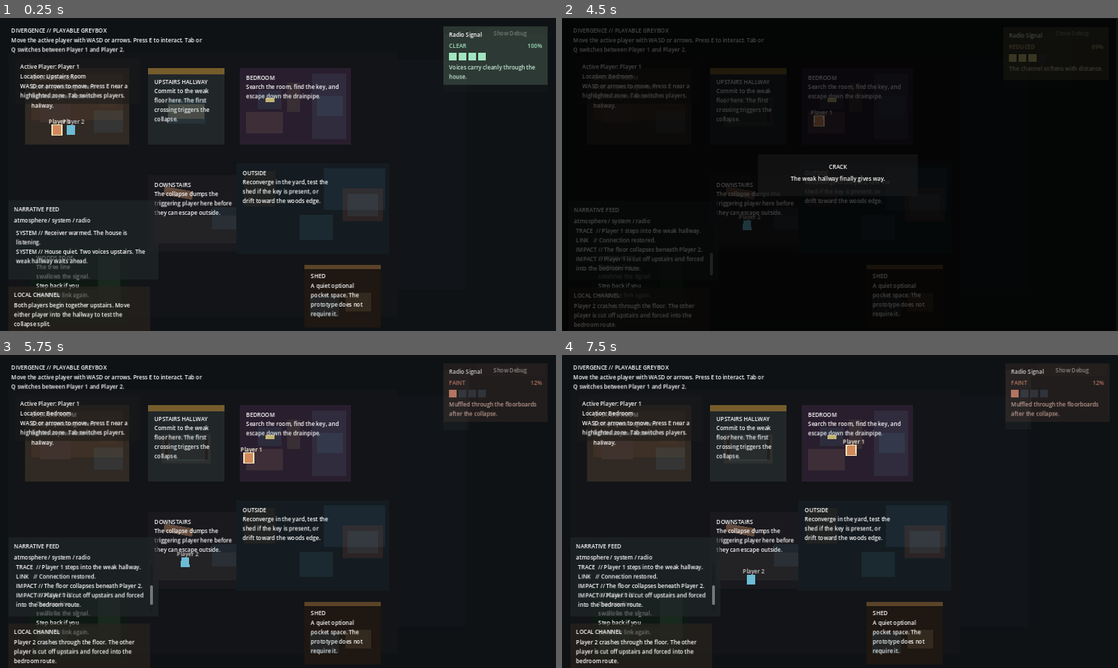
Above: before the commit, frames 1-4 (two rows, left to right).
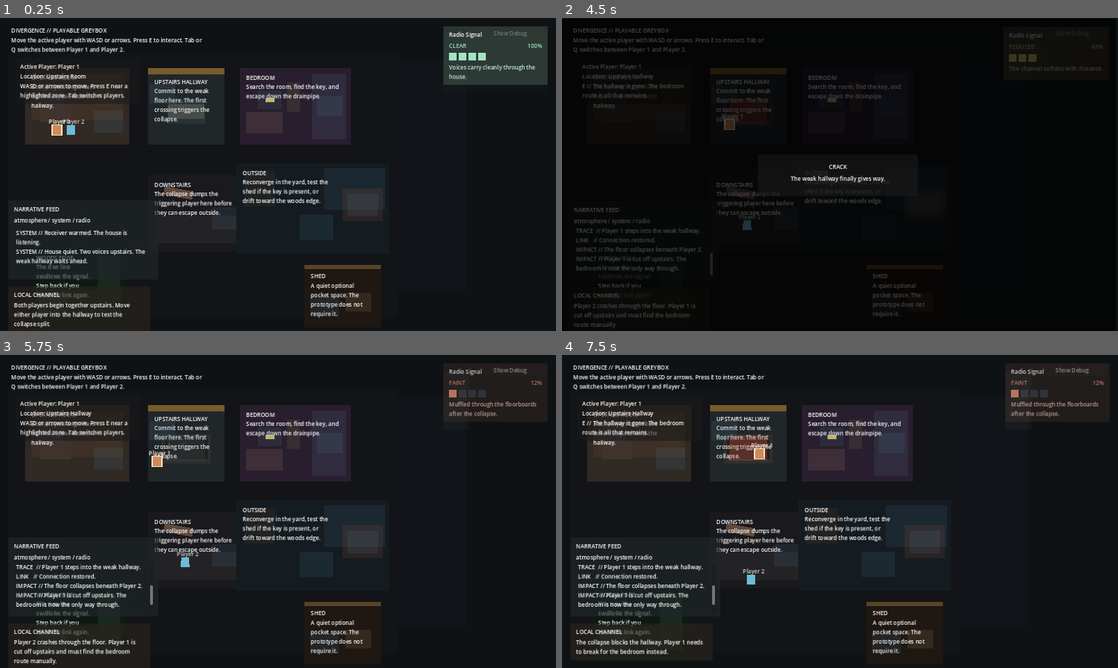
Above: after the commit, the same moments.

Repository: gazman187/DivergenceMVP
Game: Godot game, scene res://scenes/main/Main.tscn
Same seed, same stepped clock (60 frames per second), same inputs: the game is played once before the commit and once after it.
Inputs:
- Up to frame 1 (0.25 s): no input
- Up to frame 2 (4.5 s): click "Show Debug" at 0.5 s; tap E at 1.25, 2, 2.75, 2.85, 3.5, 4.25 s; hold D 1.28-2.03 s; tap Tab at 1.35, 3.6 s; hold S 2.03-2.78 s; tap Q at 2.1, 4.35 s; hold D 2.78-3.53 s; hold W 3.53-4.28 s; hold A from 4.28 s (still down)
- Up to frame 3 (5.75 s): keep holding A; tap E at 5, 5.1 s
- Up to frame 4 (7.5 s): release A at 5.78 s; hold S 5.78-6.53 s; tap Tab at 5.85 s; hold D 6.53-7.28 s; tap Q at 6.6 s; hold W from 7.28 s (still down); tap E at 7.35 s

The runs differ from the first frame. In frame 2, 0.6% of the frame differs, in the area x 2-49%, y 17-100%; in frame 3, 0.9%; in frame 4, 2.0%, in the area x 2-55%, y 17-99%.

Commit message:
Block non-triggering player after collapse

Diff:
--- a/scenes/locations/UpstairsHallway.tscn
+++ b/scenes/locations/UpstairsHallway.tscn
@@ -1,8 +1,9 @@
-[gd_scene load_steps=7 format=3]
+[gd_scene load_steps=9 format=3]
 
 [ext_resource type="Script" path="res://scripts/world/GreyboxLocation.gd" id="1"]
 [ext_resource type="Script" path="res://scripts/world/TriggerZone.gd" id="2"]
 [ext_resource type="Script" path="res://scripts/world/WorldInteractionZone.gd" id="3"]
+[ext_resource type="Script" path="res://scripts/world/Door.gd" id="4"]
 
 [sub_resource type="RectangleShape2D" id="1"]
 size = Vector2(220, 12)
@@ -12,6 +13,9 @@
 
 [sub_resource type="RectangleShape2D" id="3"]
 size = Vector2(108, 72)
+
+[sub_resource type="RectangleShape2D" id="4"]
+size = Vector2(74, 56)
 
 [node name="UpstairsHallway" type="Node2D"]
 script = ExtResource("1")
@@ -96,6 +100,11 @@
 interaction_label = "Cross the weak hallway"
 trigger_action = "hallway_collapse"
 
+[node name="BedroomDoorInteractable" type="Node" parent="."]
+script = ExtResource("4")
+interaction_label = "Move to bedroom"
+target_location = "Bedroom"
+
 [node name="CollapseTriggerZone" type="Area2D" parent="."]
 script = ExtResource("3")
 collision_layer = 2
@@ -115,3 +124,22 @@
 offset_right = 164.0
 offset_bottom = 160.0
 color = Color(0.28, 0.46, 0.58, 0.12)
+
+[node name="BedroomDoorZone" type="Area2D" parent="."]
+script = ExtResource("3")
+collision_layer = 2
+collision_mask = 0
+required_location = "UpstairsHallway"
+zone_label = "Slip into the bedroom"
+interactable_path = NodePath("../BedroomDoorInteractable")
+
+[node name="CollisionShape2D" type="CollisionShape2D" parent="BedroomDoorZone"]
+position = Vector2(40, 74)
+shape = SubResource("4")
+
+[node name="Highlight" type="ColorRect" parent="BedroomDoorZone"]
+offset_left = 4.0
+offset_top = 46.0
+offset_right = 78.0
+offset_bottom = 102.0
+color = Color(0.28, 0.46, 0.58, 0.12)
--- a/scenes/locations/UpstairsRoom.tscn
+++ b/scenes/locations/UpstairsRoom.tscn
@@ -12,6 +12,9 @@
 
 [sub_resource type="RectangleShape2D" id="3"]
 size = Vector2(84, 64)
+
+[sub_resource type="RectangleShape2D" id="4"]
+size = Vector2(78, 58)
 
 [node name="UpstairsRoom" type="Node2D"]
 script = ExtResource("1")
@@ -89,6 +92,11 @@
 interaction_label = "Step into the hallway"
 target_location = "UpstairsHallway"
 
+[node name="BedroomDoorInteractable" type="Node" parent="."]
+script = ExtResource("2")
+interaction_label = "Break for the bedroom"
+target_location = "Bedroom"
+
 [node name="HallwayDoorZone" type="Area2D" parent="."]
 script = ExtResource("3")
 collision_layer = 2
@@ -107,3 +115,22 @@
 offset_right = 282.0
 offset_bottom = 186.0
 color = Color(0.28, 0.46, 0.58, 0.12)
+
+[node name="BedroomDoorZone" type="Area2D" parent="."]
+script = ExtResource("3")
+collision_layer = 2
+collision_mask = 0
+required_location = "UpstairsRoom"
+zone_label = "Break for the bedroom"
+interactable_path = NodePath("../BedroomDoorInteractable")
+
+[node name="CollisionShape2D" type="CollisionShape2D" parent="BedroomDoorZone"]
+position = Vector2(74, 74)
+shape = SubResource("4")
+
+[node name="Highlight" type="ColorRect" parent="BedroomDoorZone"]
+offset_left = 34.0
+offset_top = 46.0
+offset_right = 112.0
+offset_bottom = 104.0
+color = Color(0.28, 0.46, 0.58, 0.12)
--- a/scripts/core/SceneRouter.gd
+++ b/scripts/core/SceneRouter.gd
@@ -36,7 +36,8 @@
 		return false
 
 	if GameState.floor_collapsed:
-		return route_player_to_bedroom(player_id, true)
+		EventBus.emit_prompt_changed("The hallway is gone. %s needs to find the bedroom route instead." % GameState.get_player_display_name(player_id))
+		return false
 
 	GameState.set_player_location(player_id, "UpstairsHallway")
 	EventBus.emit_player_routed(player_id, "UpstairsHallway")
@@ -54,7 +55,8 @@
 		return false
 
 	if GameState.floor_collapsed:
-		return route_player_to_bedroom(player_id, true)
+		EventBus.emit_prompt_changed("The collapse blocks the hallway. %s needs to break for the bedroom instead." % GameState.get_player_display_name(player_id))
+		return false
 
 	GameState.mark_floor_collapsed(player_id)
 	GameState.set_player_location(player_id, "Downstairs")
@@ -62,14 +64,13 @@
 	EventBus.emit_player_routed(player_id, "Downstairs")
 
 	var other_player := GameState.get_other_player_id(player_id)
-	if GameState.is_player_upstairs(other_player):
-		GameState.set_player_location(other_player, "Bedroom")
-		EventBus.emit_player_routed(other_player, "Bedroom")
-
 	EventBus.emit_cinematic_requested("res://scenes/cinematic/FloorCollapseCinematic.tscn")
-	EventBus.emit_prompt_changed("%s crashes through the floor. The other player is cut off upstairs and forced into the bedroom route." % GameState.get_player_display_name(player_id))
+	EventBus.emit_prompt_changed("%s crashes through the floor. %s is cut off upstairs and must find the bedroom route manually." % [
+		GameState.get_player_display_name(player_id),
+		GameState.get_player_display_name(other_player)
+	])
 	EventBus.emit_event_logged("The floor collapses beneath %s." % GameState.get_player_display_name(player_id), "critical")
-	EventBus.emit_event_logged("%s is cut off upstairs and forced into the bedroom route." % GameState.get_player_display_name(other_player), "critical")
+	EventBus.emit_event_logged("%s is cut off upstairs. The bedroom is now the only way through." % GameState.get_player_display_name(other_player), "critical")
 	EventBus.emit_audio_requested("floor_collapse")
 	refresh_radio_status()
 	return true
--- a/scripts/main/MainController.gd
+++ b/scripts/main/MainController.gd
@@ -255,7 +255,7 @@
 
 
 func _on_route_bedroom(player_id: String) -> void:
-	SceneRouter.route_player_to_bedroom(player_id, true)
+	SceneRouter.route_player_to_bedroom(player_id)
 
 
 func _on_take_key(player_id: String) -> void:
--- a/scripts/world/Door.gd
+++ b/scripts/world/Door.gd
@@ -28,7 +28,7 @@
 				locked = false
 			return entered
 		"Bedroom":
-			return SceneRouter.route_player_to_bedroom(player_id, true)
+			return SceneRouter.route_player_to_bedroom(player_id)
 		_:
 			_emit_prompt("This door is a placeholder and does not lead anywhere yet.")
 			return false
--- a/scripts/world/WorldInteractionZone.gd
+++ b/scripts/world/WorldInteractionZone.gd
@@ -78,6 +78,10 @@
 				return "Enter the optional shed"
 			if not GameState.player_has_item(player_id, door.required_item):
 				return "The shed is locked. The bedroom key will open it."
+		elif door.target_location == "Bedroom":
+			if not GameState.floor_collapsed:
+				return "The bedroom route is only needed once the hallway gives way."
+			return "Slip into the bedroom"
 		elif door.target_location == "WoodsEdge":
 			return "Push out to the woods edge"
 		elif door.target_location == "Outside" and GameState.get_player_location(player_id) == "WoodsEdge":
Not shown: 1 places in scenes/locations/UpstairsRoom.tscn that only renumber resources
